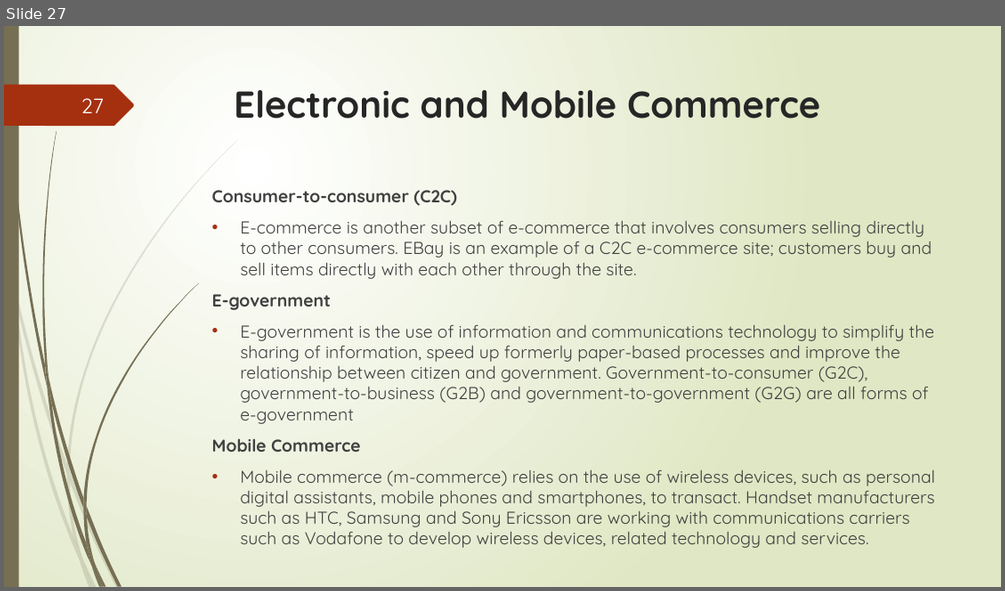
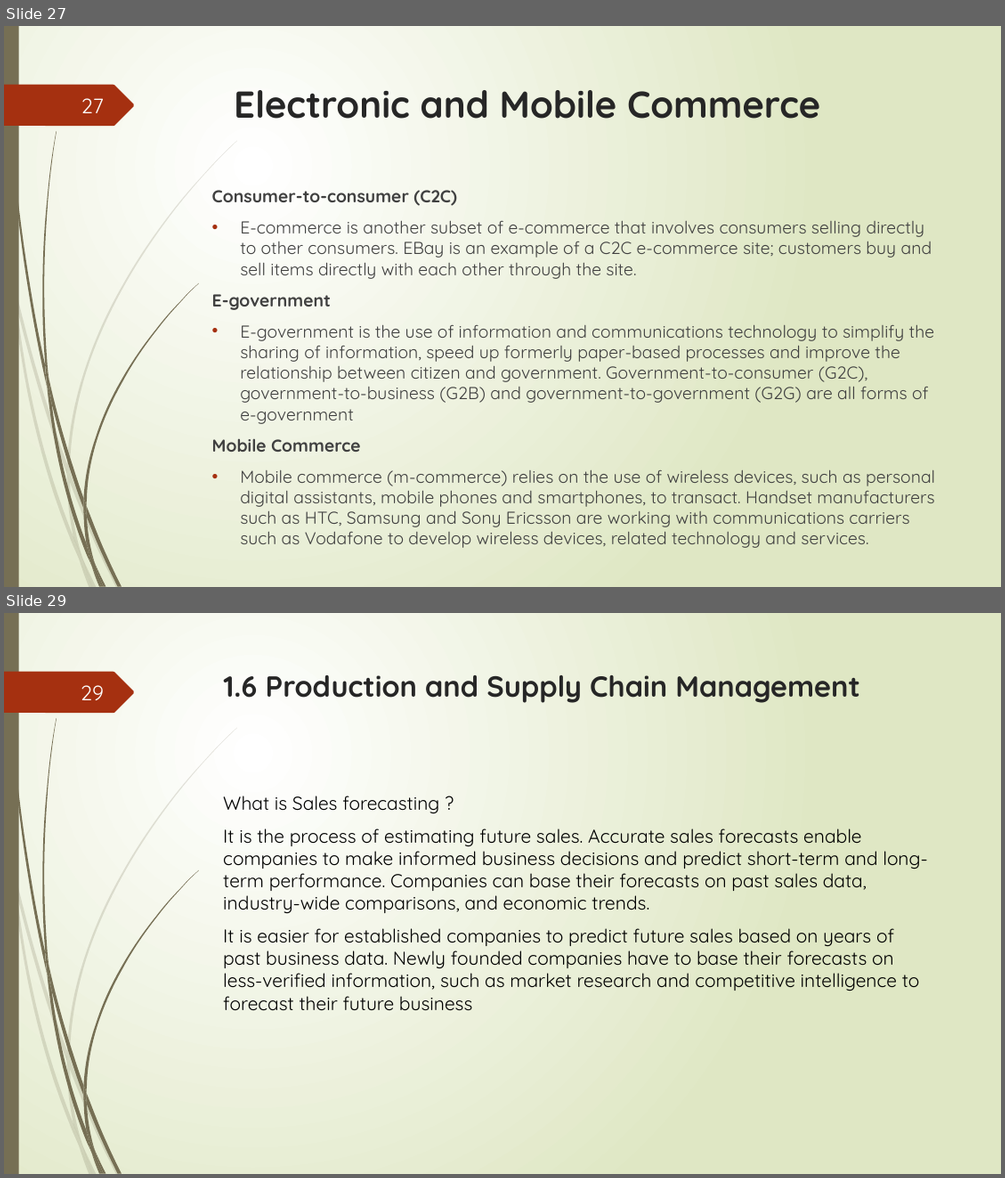
Before and after one commit to nqubekoh/IS622, a slide deck: 2. Operating Systems.pptx. Shown one above the other, each under a label of ours: slide 27 before the commit, slides 27 and 29 after it; the slides between them are not shown. The pictures are 1005x591 and 1005x1178 pixels, drawn with LibreOffice and Linux fonts; fonts in the diff are those of the drawing. Boxes give left, top, right and bottom in pixels: in the first picture for what was removed or moved away, otherwise in the second. Text is boxed around its words. In the diff, an @@ line names an element or a change of style, - is before the commit and + after.

```diff
--- a/2. Operating Systems.pptx
+++ b/2. Operating Systems.pptx
@@ slide 29 added at box(4, 613, 1001, 1174), background gradient #FFFFFF to #DFE8C4; not listed: 24 template elements that a slide beside it also shows @@
@@ page number added at box(81, 685, 104, 700), 20 pt, text #FEFFFF @@
+29
@@ title added at box(224, 675, 860, 703), 28 pt, text #262626, bold @@
+1.6 Production and Supply Chain Management
@@ text added at box(223, 795, 927, 1011), 18 pt, text #000000 @@
+What is Sales forecasting ?
+It is the process of estimating future sales. Accurate sales forecasts enable companies to make informed business decisions and predict short-term and long-term performance. Companies can base their forecasts on past sales data, industry-wide comparisons, and economic trends.
+It is easier for established companies to predict future sales based on years of past business data. Newly founded companies have to base their forecasts on less-verified information, such as market research and competitive intelligence to forecast their future business
```
Also in this commit, not shown: 1 slide changed, 8 other slides added.
